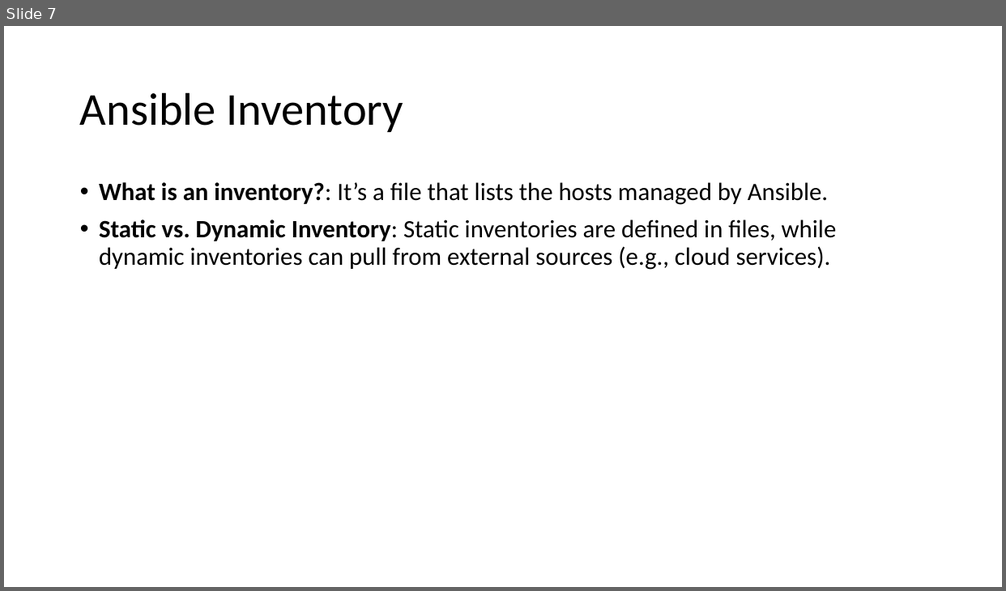
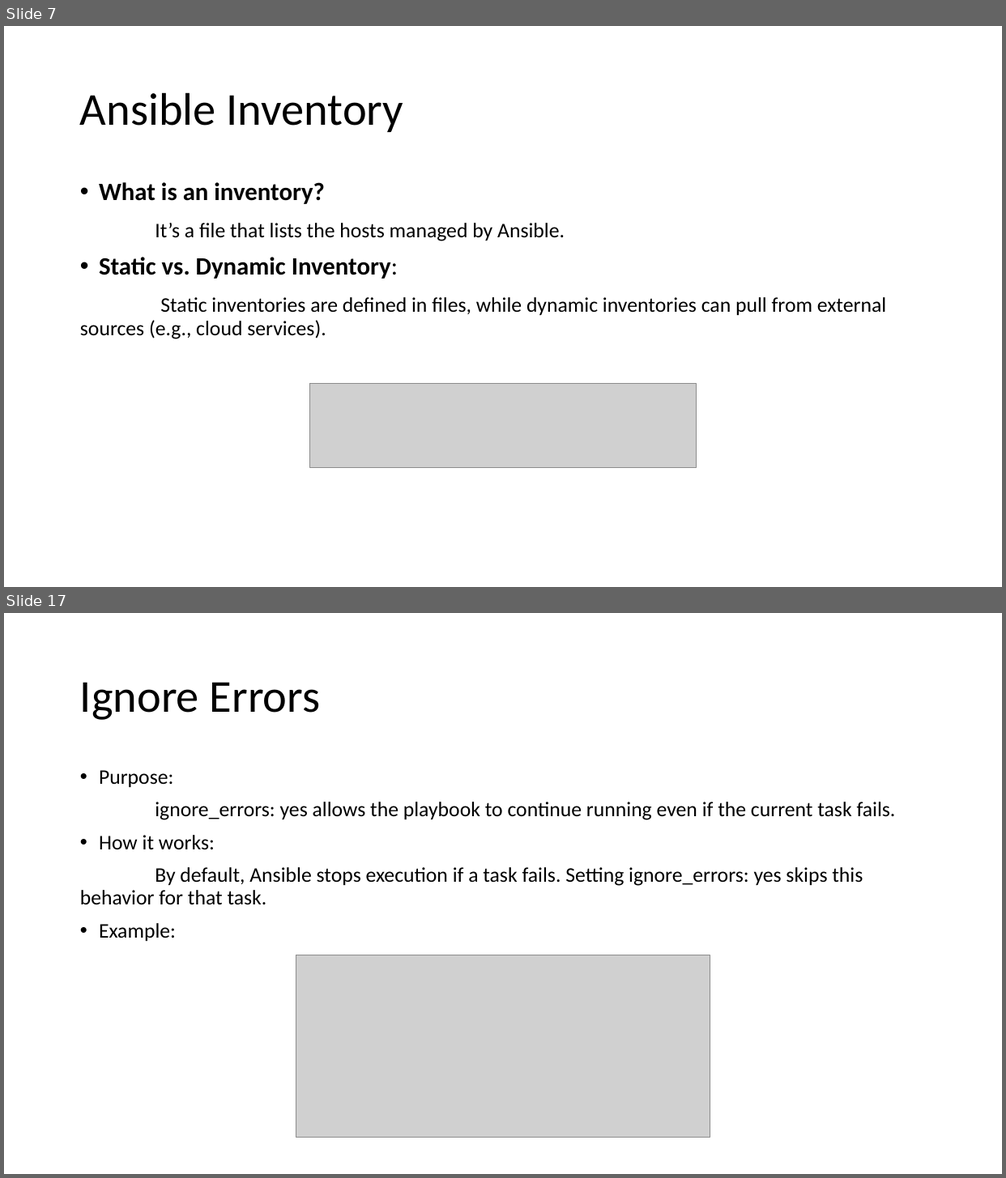
Before and after one commit to abirbandy/ansible-study-material, a slide deck: Introduction to Ansible.pptx. Shown one above the other, each under a label of ours: slide 7 before the commit, slides 7 and 17 after it; the slides between them are not shown. The pictures are 1006x591 and 1006x1178 pixels, drawn with LibreOffice and Linux fonts; fonts in the diff are those of the drawing; grey boxes stand for pictures. Boxes give left, top, right and bottom in pixels: in the first picture for what was removed or moved away, otherwise in the second. Text is boxed around its words. In the diff, an @@ line names an element or a change of style, - is before the commit and + after.

```diff
--- a/Introduction to Ansible.pptx
+++ b/Introduction to Ansible.pptx
@@ slide 17 added at box(4, 613, 1002, 1174), background #FFFFFF @@
@@ title added at box(80, 682, 321, 720), 44 pt, text #000000 @@
+Ignore Errors
@@ text added at box(80, 770, 896, 941), 20 pt, text #000000 @@
+• Purpose:
+ignore_errors: yes allows the playbook to continue running even if the current task fails.
+• How it works:
+By default, Ansible stops execution if a task fails. Setting ignore_errors: yes skips this behavior for that task.
+• Example:
@@ picture added at box(296, 955, 710, 1138) @@
@@ slide 7 changed as well @@
@@ text at box(80, 182, 886, 339): text changed; size 24 to 20 pt @@
-• What is an inventory?: It’s a file that lists the hosts managed by Ansible.
-• Static vs. Dynamic Inventory: Static inventories are defined in files, while dynamic inventories can pull from external sources (e.g., cloud services).
+• What is an inventory?
+It’s a file that lists the hosts managed by Ansible.
+• Static vs. Dynamic Inventory:
+Static inventories are defined in files, while dynamic inventories can pull from external sources (e.g., cloud services).
@@ picture added at box(310, 384, 697, 467) @@
```
Also in this commit, not shown: 4 other slides changed, 18 other slides added, 1 slide removed.
